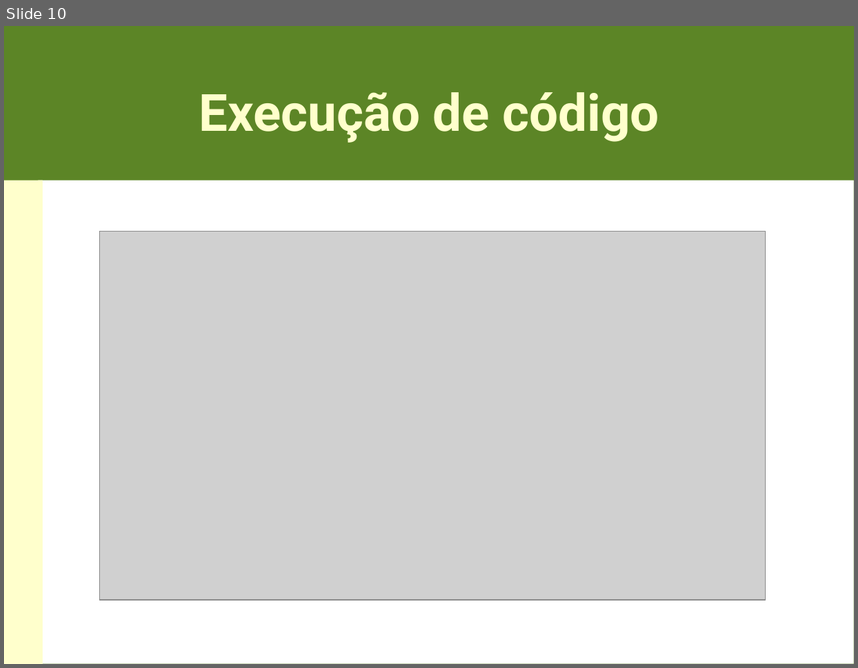
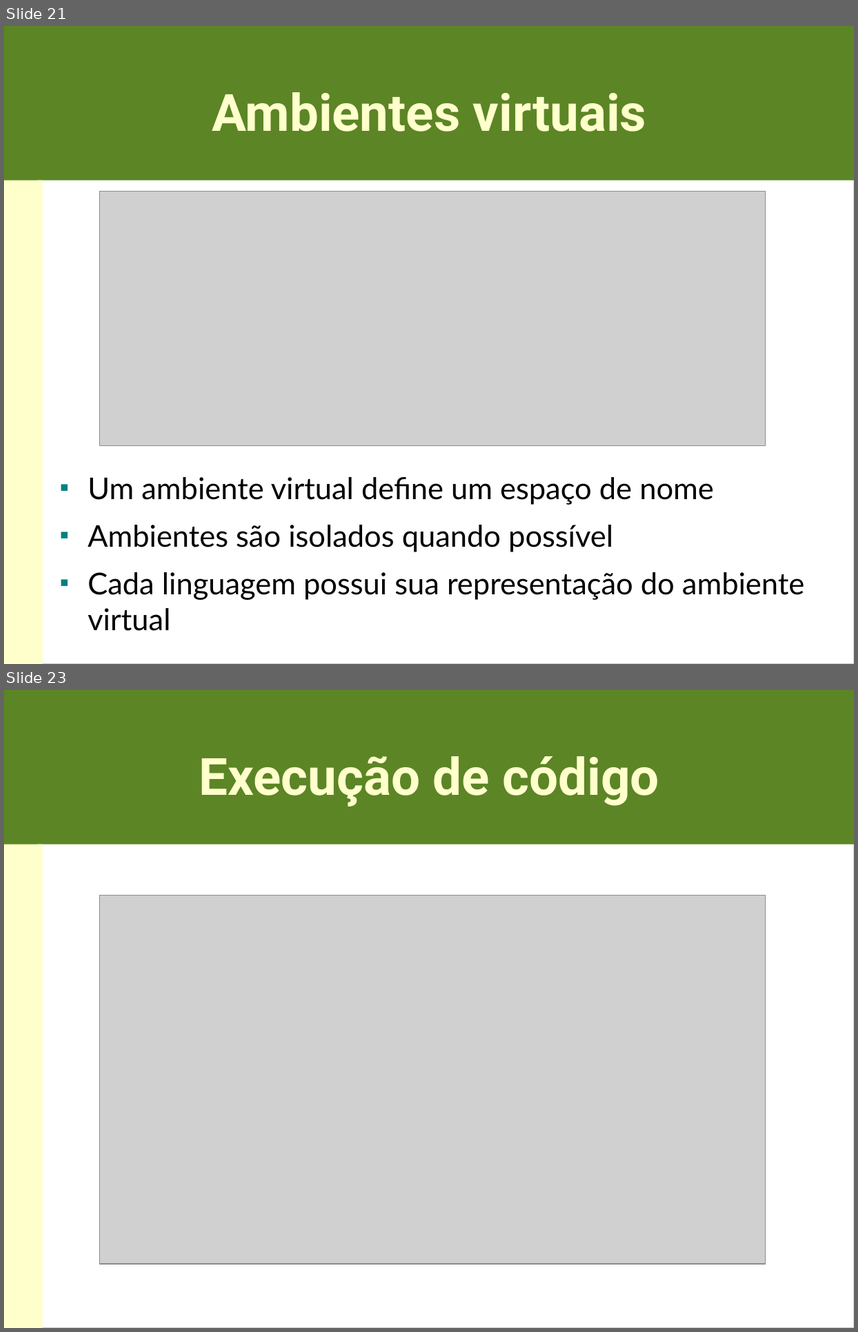
Before and after one commit to hishamhm/libscript, a slide deck: doc/apresentacao.odp. Shown one above the other, each under a label of ours: slide 10 before the commit, slides 21 and 23 after it; the slides between them are not shown. The pictures are 858x668 and 858x1332 pixels, drawn with LibreOffice and Linux fonts; fonts in the diff are those of the drawing; grey boxes stand for pictures. Boxes give left, top, right and bottom in pixels: in the first picture for what was removed or moved away, otherwise in the second. Text is boxed around its words. In the diff, an @@ line names an element or a change of style, - is before the commit and + after.

```diff
--- a/doc/apresentacao.odp
+++ b/doc/apresentacao.odp
@@ slide 21 added at [4,26,854,664], background #5C8526; not listed: 2 template elements that a slide beside it also shows @@
@@ title added at [212,92,646,132], 48 pt, text #FFFFCC, bold @@
+Ambientes virtuais
@@ picture added at [100,191,766,446] @@
@@ text added at [87,477,804,631], 28 pt, text #000000 @@
+■ Um ambiente virtual define um espaço de nome
+■ Ambientes são isolados quando possível
+■ Cada linguagem possui sua representação do ambiente virtual
@@ what was slide 10 is now slide 23 @@
```
Also in this commit, not shown: 6 slides changed, 21 other slides added, 2 slides removed, 1 other file.
